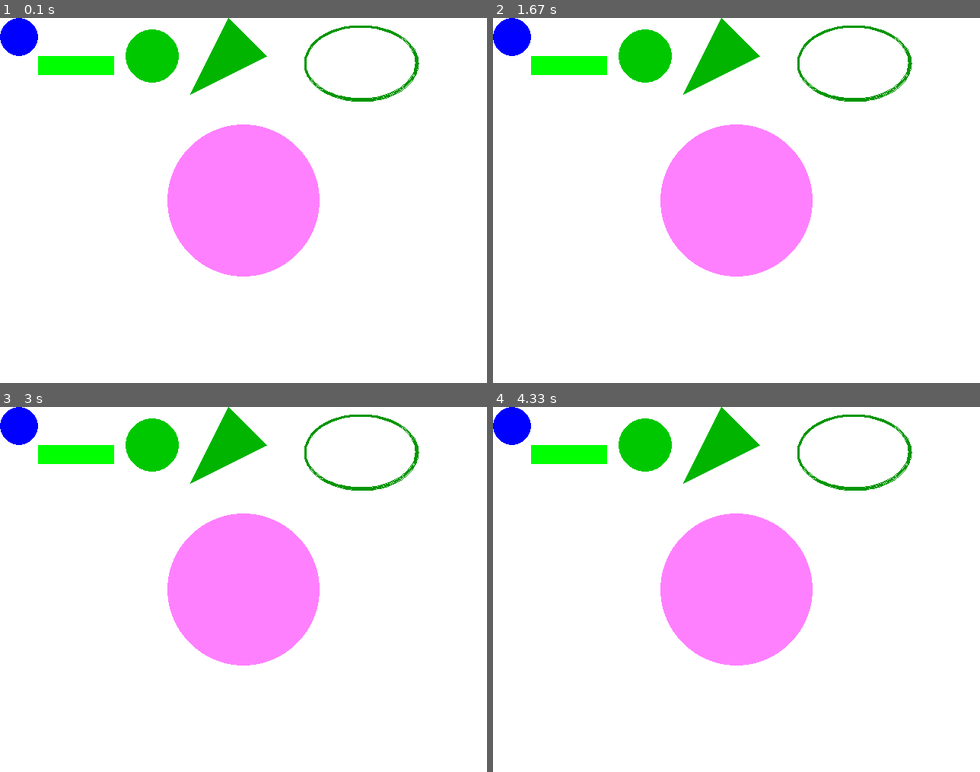
Above: before the commit, frames 1-4 (two rows, left to right).
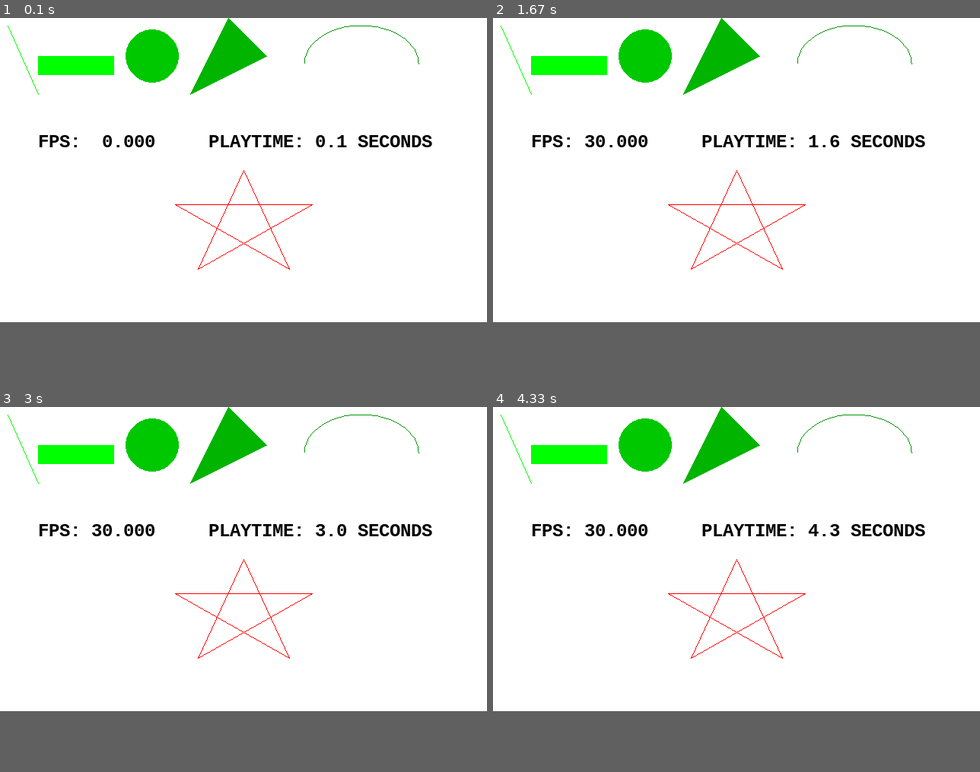
Above: after the commit, the same moments.

Repository: YsingYang/PyGame
Game: pygame game, started from Chapter3 Surfaces and Drawing.py
Two runs of this game, one before a commit and one after it. Both use one fixed random seed, a clock stepped at 60 frames per second and the inputs below.
Inputs:
- Up to frame 1 (0.1 s): no input
- Up to frame 2 (1.67 s): no input
- Up to frame 3 (3 s): no input
- Up to frame 4 (4.33 s): no input
In our replay, the window is 640x480 before the commit and 640x400 after it. These sizes can differ from the game's own. Grey fills any space a smaller window leaves; there, only what the larger window draws over its background counts as a difference.

The runs differ from the first frame. In frame 1, 12% of the frame differs, in the area x 0-89%, y 0-71%; in frame 2, 12%; in frame 3, 12%; in frame 4, 12%.

Commit message:
[修改] 补充昨天未完成的内容

Diff:
--- a/Chapter3 Surfaces and Drawing.py
+++ b/Chapter3 Surfaces and Drawing.py
@@ -1,7 +1,8 @@
 
 import pygame
 import math
-
+'''
+# Simple Programming
 pygame.init()
 screen = pygame.display.set_mode((640, 480))
 
@@ -44,3 +45,82 @@
                                clock.get_fps(),playTime))
     screen.blit(background, (0, 0))
     pygame.display.flip()
+'''
+
+#OO Style Programming
+class PyView(object):
+    def __init__(self, width = 640, height = 400, fps = 30):
+        pygame.init()
+        pygame.display.set_caption("Press ESC to quit")
+        self.width = width
+        self.height = height
+        #初始化screen与background
+        self.screen = pygame.display.set_mode((self.width, self.height))
+        self.background = pygame.Surface(self.screen.get_size()).convert()
+        self.background.fill((255, 255, 255)) #fill with white color
+        self.clock = pygame.time.Clock()
+        self.fps = fps
+        self.playTime = 0.0
+        self.font = pygame.font.SysFont('mono', 24, bold = True, )#设置字体
+
+    def paint(self):
+        pygame.draw.line(self.background, (0, 255, 0), (10, 10), (50, 100))
+        pygame.draw.rect(self.background, (0, 255, 0), (50, 50, 100, 25))
+        pygame.draw.circle(self.background, (0, 200, 0), (200, 50), 35)
+        pygame.draw.polygon(self.background, (0, 180, 0), ((250,100),(300,0),(350,50)))
+        pygame.draw.arc(self.background, (0, 150, 0), (400, 10, 150, 100), 0, 3.14)
+        # draw a pentagram
+        pygame.draw.line(self.background, (255, 0, 0), (320, 200), (260, 330))
+        pygame.draw.line(self.background, (255, 0, 0), (260, 330), (410, 245))
+        pygame.draw.line(self.background, (255, 0, 0), (410, 245), (230, 245))
+        pygame.draw.line(self.background, (255, 0, 0), (230, 245), (380, 330))
+        pygame.draw.line(self.background, (255, 0, 0), (380, 330), (320 ,200))
+
+        myball = Ball()
+        myball.blit(self.background)
+
+    def run(self):
+        self.paint()
+        running = True
+        while running:
+            for event in pygame.event.get():
+                if event.type == pygame.QUIT:
+                    running = False
+
+            milliseconds = self.clock.tick(self.fps)
+            self.playTime += milliseconds / 1000.0
+            self.drawText("FPS: {:6.3f}{}PLAYTIME: {:3.1f} SECONDS".format(
+                           self.clock.get_fps(), " "*5, self.playTime))
+
+            pygame.display.flip()
+            self.screen.blit(self.background, (0, 0))
+
+        pygame.quit()
+
+    def drawText(self, text):
+        fw, fh = self.font.size(text)
+        surface = self.font.render(text, True, (0, 0, 0))
+        self.screen.blit(surface, (50, 150))
+
+class Ball(object):
+    def __init__(self, radius = 50, color = (0, 0, 255), x = 320, y = 240):
+        self.radius = radius
+        self.color = color
+        self.x = x
+        self.y = y
+        #Surface((width, height), flags=0, depth=0, masks=None) -> Surface
+        self.surface = pygame.Surface((2 * self.radius, 2 * self.radius))
+        #Ball 这里单独又建了一个suface, 且底为黑色的,
+        pygame.draw.circle(self.surface, (0, 0, 255), (25, 25), 25)
+        # pygame.draw.circle(Surface, color, pos, radius, width=0)
+        self.surface = self.surface.convert()
+
+    def blit(self, background):
+        #background.blit(self.surface, (self.x, self.y))
+        #pygame.draw.circle(background, (0, 0, 255), (self.x, self.y), 25)
+        #blit the ball in the background
+        pass
+
+
+if __name__ == '__main__':
+    PyView().run()
--- /dev/null
+++ b/EventCatch.py
@@ -0,0 +1,7 @@
+import pygame
+
+pygame.init()
+screen = pygame.display.set_mode((640, 480))
+
+font = pygame.font.SysFont('arial', 16)#16刚好可以被480整除
+eventList = []
Not shown, changed: PyGameDoc.md
